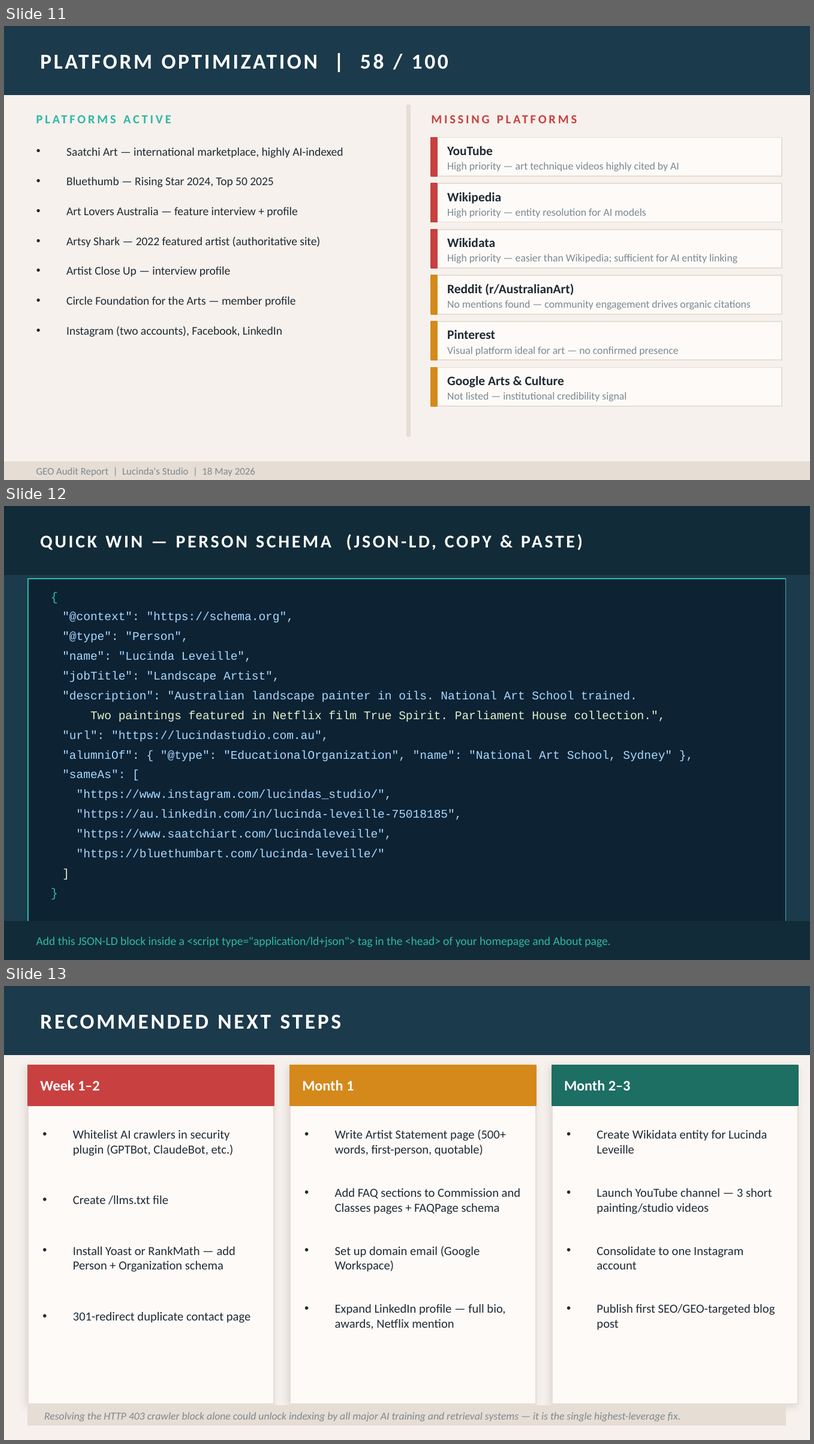
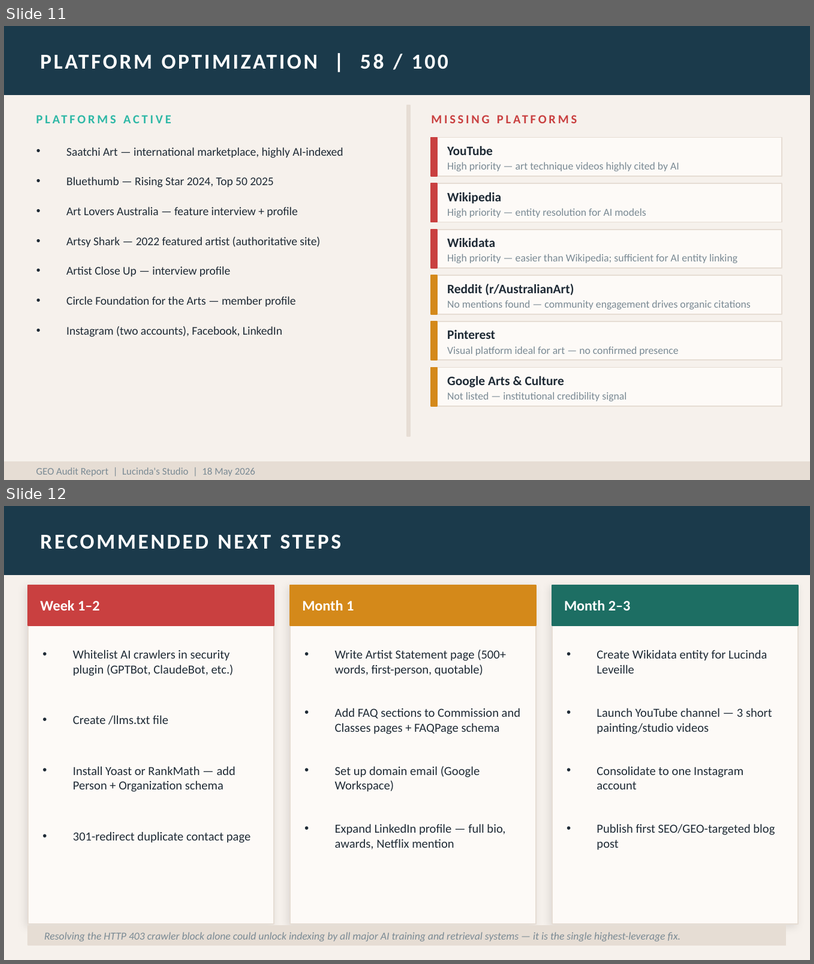
Before and after one commit to hsim334/GEO-clean, a slide deck: GEO_Audit_Lucindas_Studio.pptx. Shown one above the other, each under a label of ours: slides 11, 12 and 13 before the commit, slides 11 and 12 after it. The pictures are 814x1444 and 814x964 pixels, drawn with LibreOffice and Linux fonts; fonts in the diff are those of the drawing. Boxes give left, top, right and bottom in pixels: in the first picture for what was removed or moved away, otherwise in the second. Text is boxed around its words. In the diff, an @@ line names an element or a change of style, - is before the commit and + after.

```diff
--- a/GEO_Audit_Lucindas_Studio.pptx
+++ b/GEO_Audit_Lucindas_Studio.pptx
@@ slide 12 removed at box(4, 506, 810, 960), background #1B3A4B @@
@@ rectangle removed at box(4, 506, 810, 574) @@
@@ text removed at box(40, 506, 774, 574) @@
-QUICK WIN — PERSON SCHEMA (JSON-LD, COPY & PASTE)
@@ rectangle removed at box(28, 579, 786, 921) @@
@@ text removed at box(51, 585, 75, 607) @@
-{
@@ text removed at box(62, 612, 294, 622) @@
-"@context": "https://schema.org",
@@ text removed at box(62, 631, 188, 642) @@
-"@type": "Person",
@@ text removed at box(62, 651, 252, 662) @@
-"name": "Lucinda Leveille",
@@ text removed at box(62, 671, 280, 682) @@
-"jobTitle": "Landscape Artist",
@@ text removed at box(62, 691, 638, 702) @@
-"description": "Australian landscape painter in oils. National Art School trained.
@@ text removed at box(90, 711, 666, 721) @@
-Two paintings featured in Netflix film True Spirit. Parliament House collection.",
@@ text removed at box(62, 730, 329, 741) @@
-"url": "https://lucindastudio.com.au",
@@ text removed at box(62, 750, 672, 761) @@
-"alumniOf": { "@type": "EducationalOrganization", "name": "National Art School, Sydney" },
@@ text removed at box(62, 770, 125, 778) @@
-"sameAs": [
@@ text removed at box(77, 790, 392, 800) @@
-"https://www.instagram.com/lucindas_studio/",
@@ text removed at box(77, 810, 462, 820) @@
-"https://au.linkedin.com/in/lucinda-leveille-75018185",
@@ text removed at box(77, 829, 392, 840) @@
-"https://www.saatchiart.com/lucindaleveille",
@@ text removed at box(48, 862, 778, 882) @@
-]
@@ text removed at box(77, 849, 385, 859) @@
-"https://bluethumbart.com/lucinda-leveille/"
@@ text removed at box(51, 881, 75, 904) @@
-}
@@ rectangle removed at box(4, 921, 810, 959) @@
@@ text removed at box(36, 936, 611, 947) @@
-Add this JSON-LD block inside a <script type="application/ld+json"> tag in the <head> of your homepage and About page.
@@ what was slide 13 is now slide 12 @@
```
Also in this commit, not shown: 1 other file.
